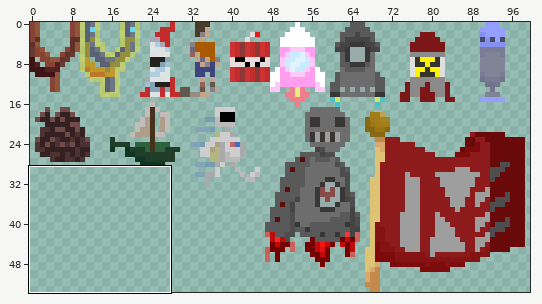
File history of a sprite sheet, Assets/Resources/ShipSprites.png. Above: a wide view before the commit, with the close-up outlined.
Close-up. Before the commit:
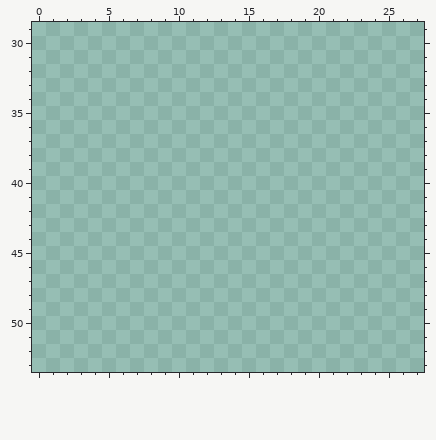
The file is 100x54 pixels. Colours within 5 levels of each other are drawn and written as one. Shown: x 0..27, y 29..53.
Palette (. is transparent): 
The result:
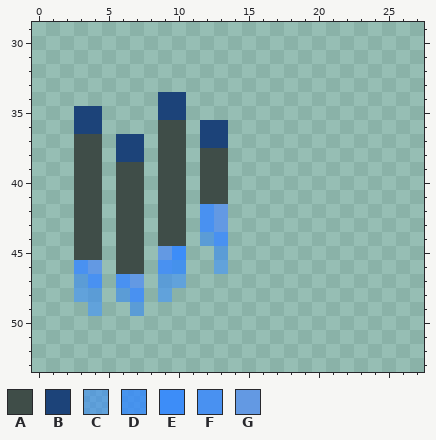
Colours new in this view: A #3f4d48  B #1c4379  C #3188ff86  D #3188ffc6  E #3d8df8  F #4991f1  G #6399e3
The edit:
Changed rows in their new state; - is an unchanged pixel.
first column x 3:
34 ------BB---
35 BB----BB---
36 BB----AA-BB
37 AA-BB-AA-BB
38 AA-BB-AA-AA
39 AA-AA-AA-AA
40 AA-AA-AA-AA
41 AA-AA-AA-AA
42 AA-AA-AA-FG
43 AA-AA-AA-FG
44 AA-AA-AA-CF
45 AA-AA-GE--C
46 FG-AA-FD--C
47 CF-FG-CC---
48 CC-CF-C----
49 -C--C------
Boxes around the changes in both close-ups, in picture pixels (x1, y1, x2, y2):
added: (74, 92, 228, 316)
